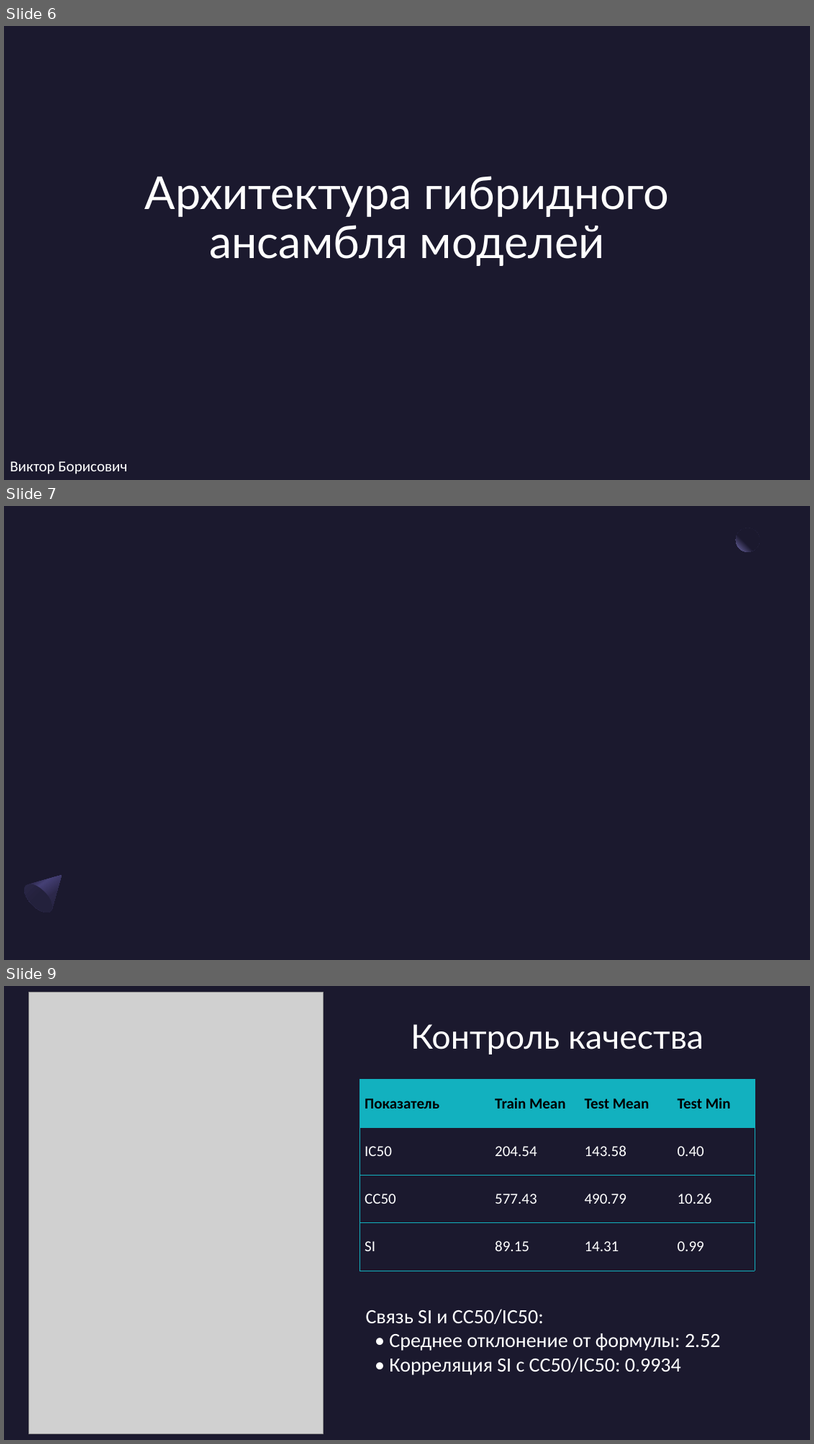
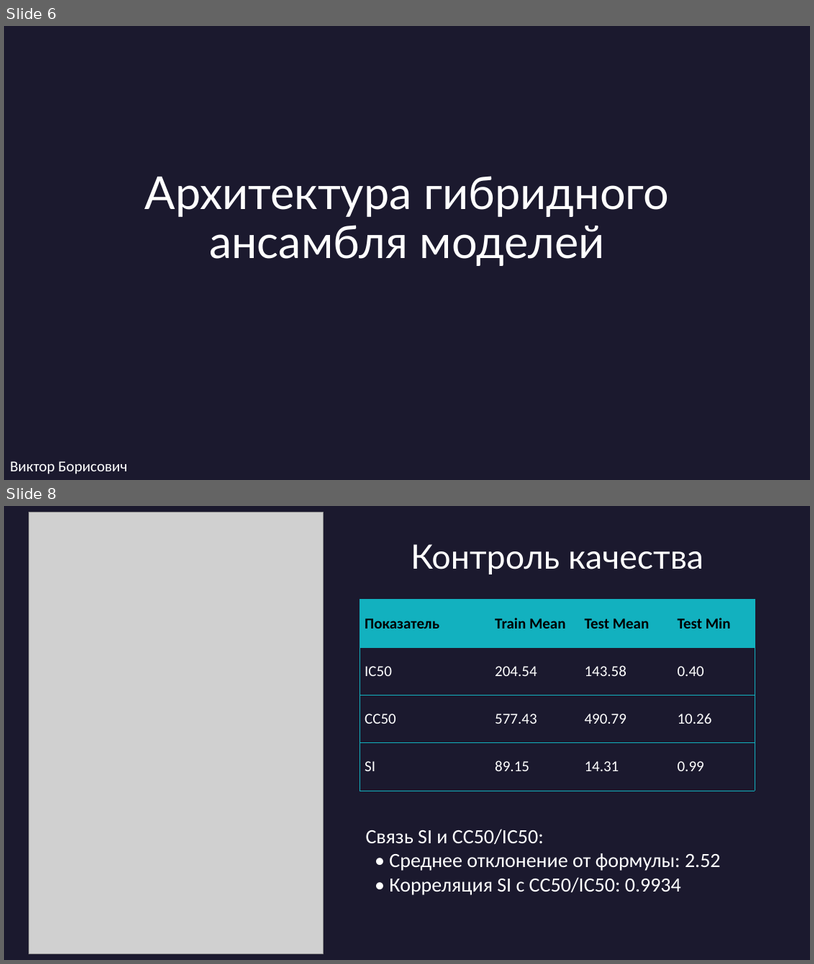
Before and after one commit to BorisBaNaNa/ChemAI-Predict-the-Cure, a slide deck: DPO Group 1 Presentation.pptx. Shown one above the other, each under a label of ours: slides 6, 7 and 9 before the commit, slides 6 and 8 after it; the slides between them are not shown. The pictures are 814x1444 and 814x964 pixels, drawn with LibreOffice and Linux fonts; fonts in the diff are those of the drawing; grey boxes stand for pictures; background and template pictures are left out. Boxes give left, top, right and bottom in pixels: in the first picture for what was removed or moved away, otherwise in the second. Text is boxed around its words. In the diff, an @@ line names an element or a change of style, - is before the commit and + after.

```diff
--- a/DPO Group 1 Presentation.pptx
+++ b/DPO Group 1 Presentation.pptx
@@ slide 7 removed at (x1=4, y1=506, x2=810, y2=960), background #1B192E @@
@@ ellipse removed at (x1=736, y1=528, x2=760, y2=551) @@
@@ freeform shape removed at (x1=19, y1=862, x2=74, y2=917) @@
@@ ellipse removed at (x1=19, y1=879, x2=57, y2=917) @@
@@ what was slide 9 is now slide 8 @@
```
Also in this commit, not shown: 1 slide added, 1 other slide removed.
